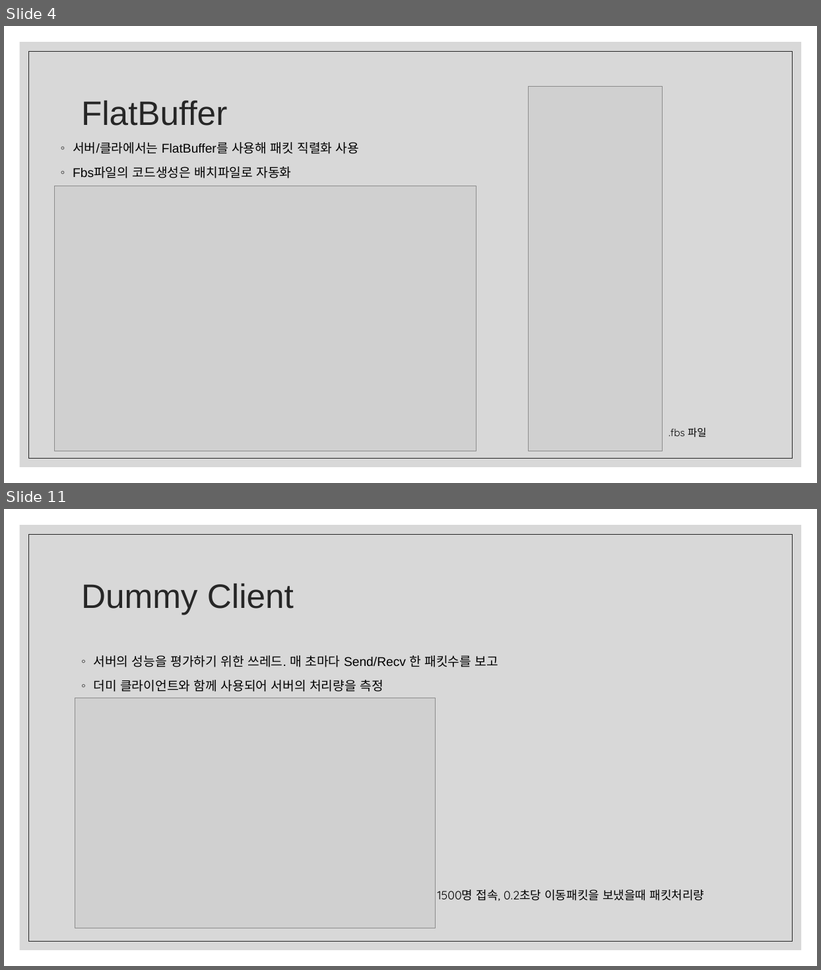
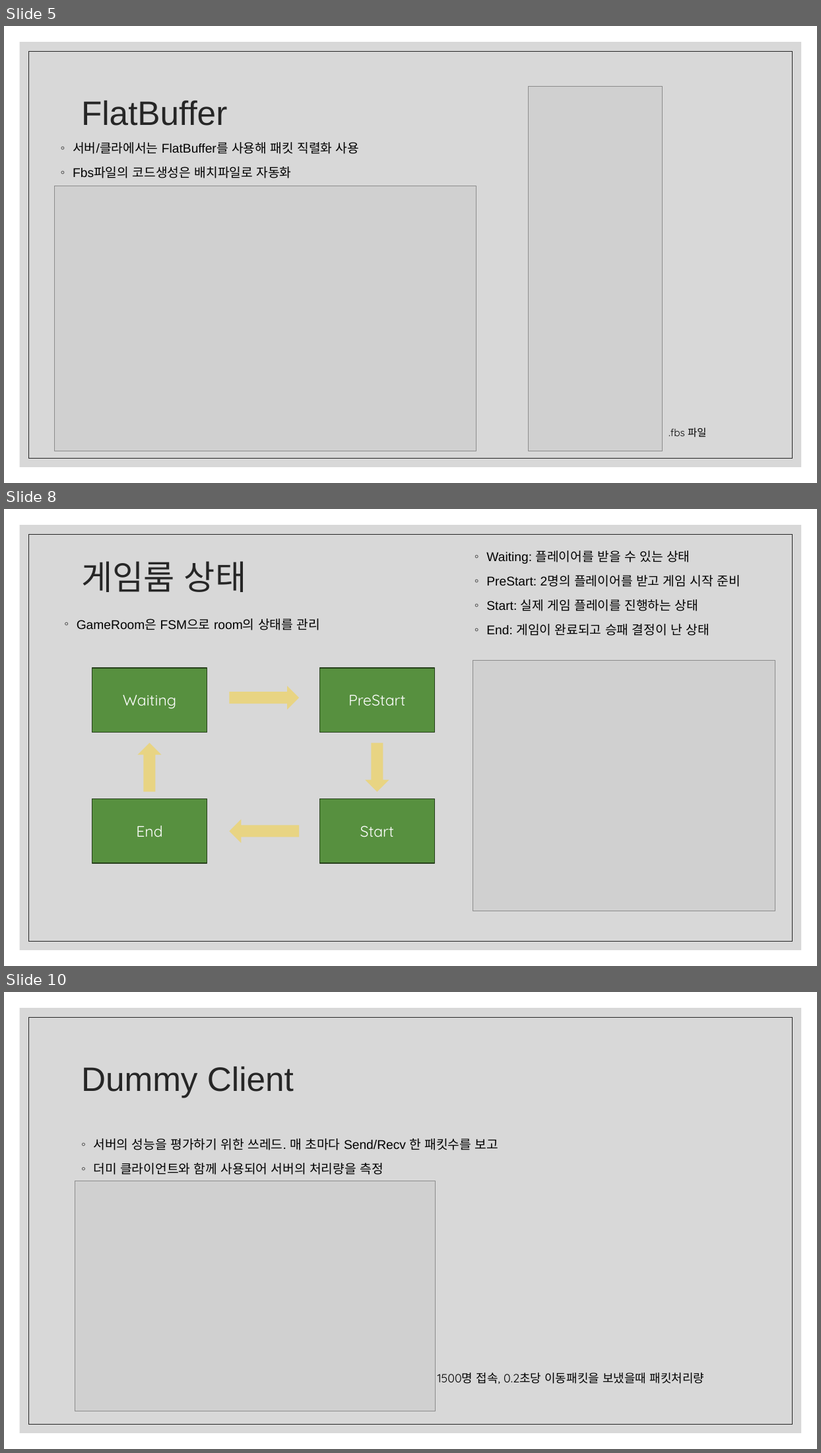
Before and after one commit to ckdgkwkd27/LCH_RTS, a slide deck: RTS 포트폴리오/이창하_RTS_포트폴리오.pptx. Shown one above the other, each under a label of ours: slides 4 and 11 before the commit, slides 5, 8 and 10 after it; the slides between them are not shown. The pictures are 821x970 and 821x1453 pixels, drawn with LibreOffice and Linux fonts; fonts in the diff are those of the drawing; grey boxes stand for pictures. Boxes give left, top, right and bottom in pixels: in the first picture for what was removed or moved away, otherwise in the second. Text is boxed around its words. In the diff, an @@ line names an element or a change of style, - is before the commit and + after.

```diff
--- a/RTS 포트폴리오/이창하_RTS_포트폴리오.pptx
+++ b/RTS 포트폴리오/이창하_RTS_포트폴리오.pptx
@@ slide 8 added at (x1=4, y1=509, x2=817, y2=966), background #FFFFFF; not listed: 2 template elements that a slide beside it also shows @@
@@ title added at (x1=81, y1=561, x2=246, y2=592), 40 pt, text #262626 @@
+게임룸 상태
@@ text added at (x1=486, y1=551, x2=740, y2=636), 15 pt, text #000000 @@
+◦ Waiting: 플레이어를 받을 수 있는 상태
+◦ PreStart: 2명의 플레이어를 받고 게임 시작 준비
+◦ Start: 실제 게임 플레이를 진행하는 상태
+◦ End: 게임이 완료되고 승패 결정이 난 상태
@@ text added at (x1=77, y1=619, x2=319, y2=630), 15 pt, text #000000 @@
+◦ GameRoom은 FSM으로 room의 상태를 관리
@@ picture added at (x1=473, y1=661, x2=776, y2=912) @@
@@ right arrow added at (x1=230, y1=686, x2=299, y2=710), fill #F8D22F at 50% opacity @@
@@ right arrow added at (x1=138, y1=743, x2=162, y2=791), fill #F8D22F at 50% opacity @@
@@ right arrow added at (x1=366, y1=743, x2=389, y2=791), fill #F8D22F at 50% opacity @@
@@ group added at (x1=92, y1=668, x2=435, y2=863): 4 rectangles @@
+Waiting
+PreStart
+End
+Start
@@ right arrow added at (x1=230, y1=819, x2=299, y2=843), fill #F8D22F at 50% opacity @@
@@ what was slide 4 is now slide 5 @@
@@ what was slide 11 is now slide 10 @@
```
Also in this commit, not shown: 2 slides changed, 2 other slides added, 4 slides removed, 8 other files.
